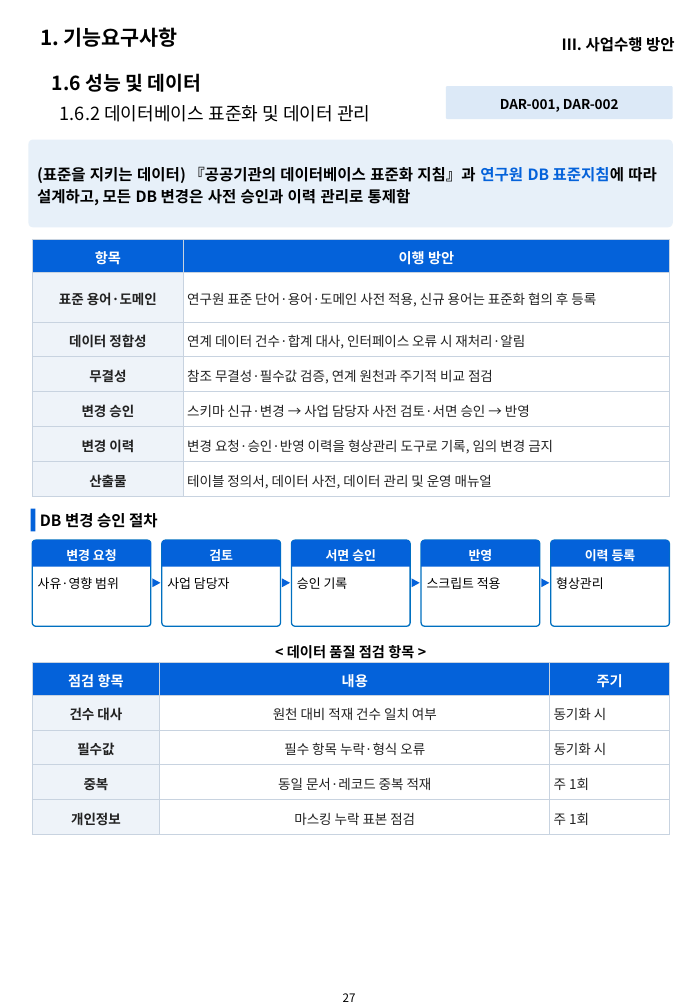
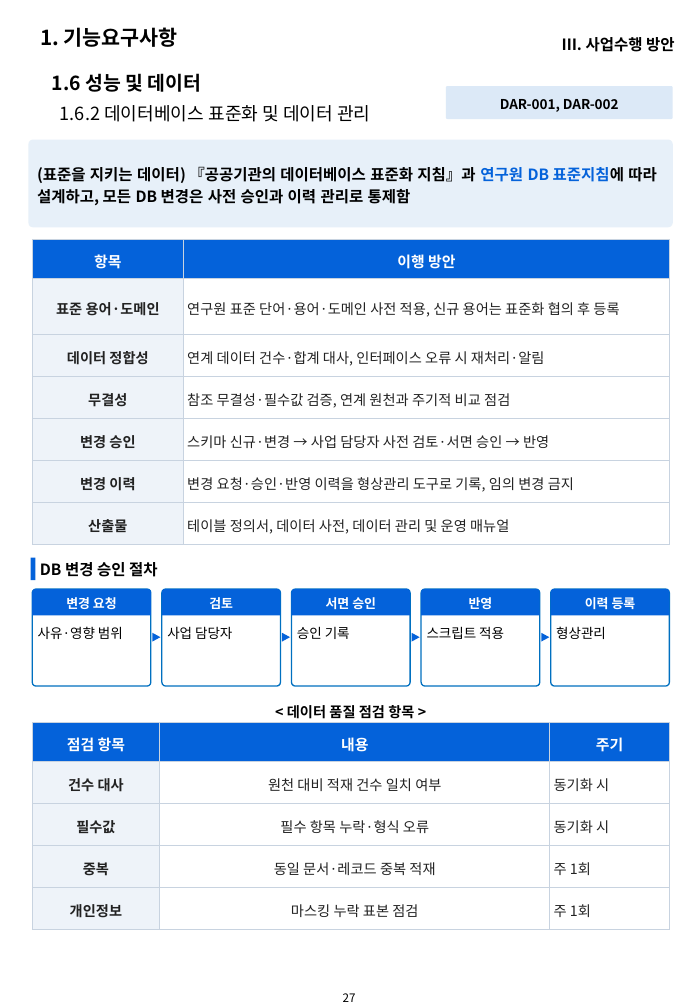
Before and after one commit to hwangsteeve-tech/hbjw, a slide deck: slide 27 of proposals/2026-08_kribb-ai-platform/kribb_proposal.pptx. Drawn at 698x1008 pixels with LibreOffice and Linux fonts; fonts in the diff are those of the drawing; background and template pictures are left out. Boxes give left, top, right and bottom in pixels: in the first picture for what was removed or moved away, otherwise in the second. Text is boxed around its words. In the diff, an @@ line names an element or a change of style, - is before the commit and + after.

```diff
--- a/proposals/2026-08_kribb-ai-platform/kribb_proposal.pptx
+++ b/proposals/2026-08_kribb-ai-platform/kribb_proposal.pptx
@@ table at <box>33,240,670,545</box> @@
@@ size 11 to 11.5 pt in "항목", "이행 방안" @@
@@ size 10.5 to 11 pt @@
@@ 5 round same rects, 1 text, 1 rectangle: place and size @@
-5 round same rects, 1 text, 1 rectangle at <box>31,509,669,567</box>
+5 round same rects, 1 text, 1 rectangle at <box>31,557,669,615</box>
@@ rounded rectangle: place and size @@
-rounded rectangle at <box>33,541,151,627</box>
+rounded rectangle at <box>33,589,151,686</box>
@@ rounded rectangle: place and size @@
-rounded rectangle at <box>162,541,280,627</box>
+rounded rectangle at <box>162,589,280,686</box>
@@ rounded rectangle: place and size @@
-rounded rectangle at <box>291,541,409,627</box>
+rounded rectangle at <box>291,589,409,686</box>
@@ rounded rectangle: place and size @@
-rounded rectangle at <box>422,541,540,627</box>
+rounded rectangle at <box>422,589,540,686</box>
@@ rounded rectangle: place and size @@
-rounded rectangle at <box>551,541,669,627</box>
+rounded rectangle at <box>551,589,669,686</box>
@@ text "사유·영향 범위": place and size @@
-text "사유·영향 범위" at <box>38,577,119,589</box>
+text "사유·영향 범위" at <box>38,626,123,639</box>
@@ text "사업 담당자": place and size @@
-text "사업 담당자" at <box>167,577,230,589</box>
+text "사업 담당자" at <box>167,626,232,639</box>
@@ text "승인 기록": place and size @@
-text "승인 기록" at <box>297,577,348,589</box>
+text "승인 기록" at <box>297,626,350,639</box>
@@ text "스크립트 적용": place and size @@
-text "스크립트 적용" at <box>427,577,501,589</box>
+text "스크립트 적용" at <box>427,626,504,639</box>
@@ size 10 to 10.5 pt in 5 elements at <box>38,626,123,639</box>, <box>167,626,232,639</box>, <box>297,626,350,639</box>, <box>427,626,504,639</box>, <box>556,626,606,639</box> @@
@@ text "형상관리": place and size @@
-text "형상관리" at <box>556,577,603,589</box>
+text "형상관리" at <box>556,626,606,639</box>
@@ 4 triangles: place and size @@
-4 triangles at <box>152,579,549,587</box>
+4 triangles at <box>152,633,549,641</box>
@@ text "< 데이터 품질 점검 항목 ...": place and size @@
-text "< 데이터 품질 점검 항목 ..." at <box>287,645,414,659</box>
+text "< 데이터 품질 점검 항목 ..." at <box>287,705,414,719</box>
@@ table at <box>33,723,669,930</box> @@
@@ size 11 to 11.5 pt in "점검 항목", "내용", "주기" @@
@@ size 10.5 to 11 pt in "건수 대사", "원천 대비 적재 건수 일치 여부", "동기화 시", "필수값" and 8 more places @@
@@ table: place and size @@
-table at <box>33,663,669,834</box>
+table at <box>33,723,669,930</box>
```
Also in this commit, not shown: 10 other slides changed, 13 other files.
